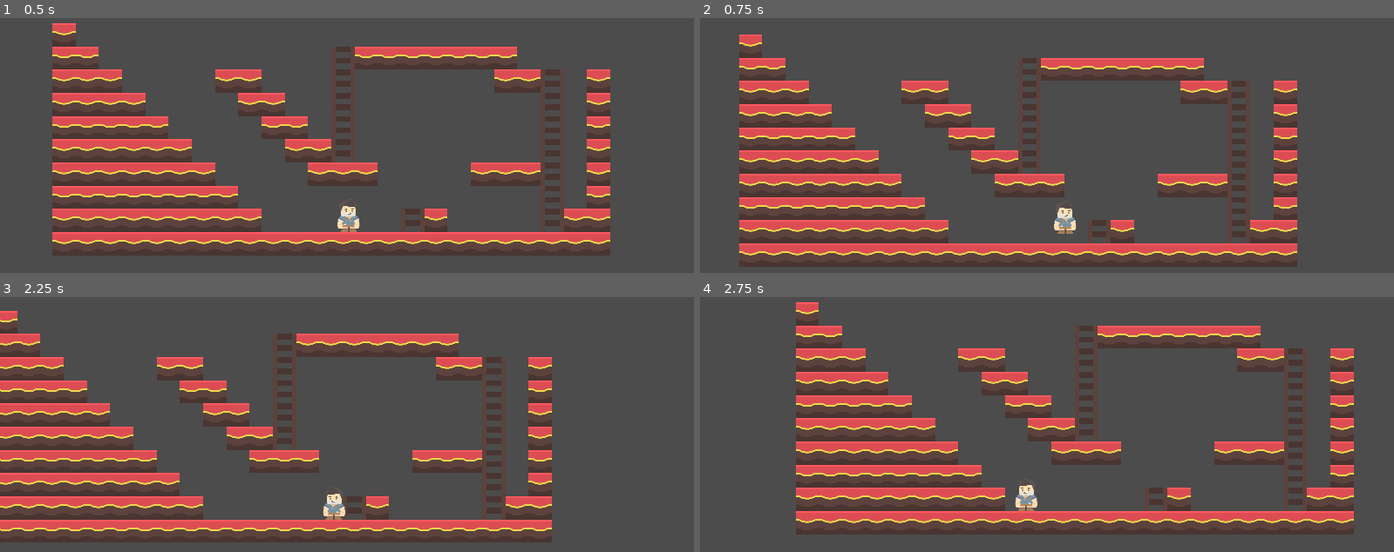
Above: before the commit, frames 1-4 (two rows, left to right).
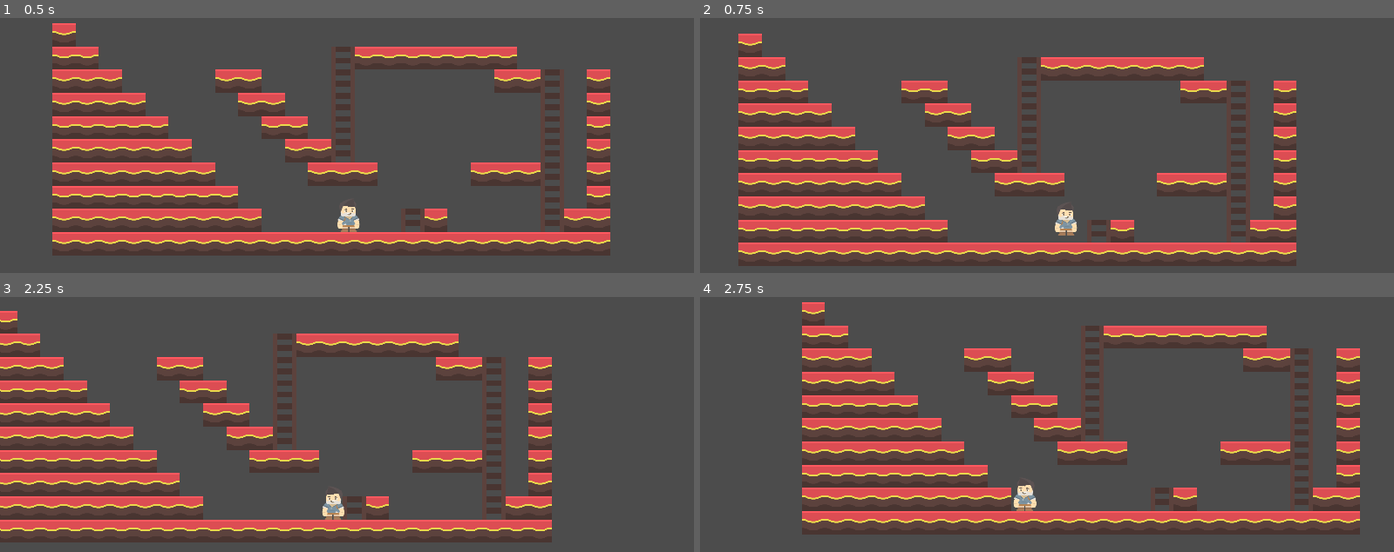
Above: after the commit, the same moments.

Repository: slavikse/life_is_not_the_end
Game: Godot game, scene res://scenes/main.tscn
The game is run twice, just before and just after one commit, with the same random seed, the same clock (stepped at 60 frames per second) and the same inputs.
Inputs:
- Up to frame 1 (0.5 s): no input
- Up to frame 2 (0.75 s): hold D (ui_right) from 0.53 s (still down); hold Space (ui_select) from 0.53 s (still down)
- Up to frame 3 (2.25 s): release Space (ui_select) at 1.28 s; tap Space (ui_select) at 1.35, 1.52, 1.82 s; release D (ui_right) at 2.03 s; hold A (ui_left) from 2.03 s (still down); hold Space (ui_select) from 2.03 s (still down)
- Up to frame 4 (2.75 s): keep holding A (ui_left); keep holding Space (ui_select)

Frame 1 is identical in both runs. In frame 2, 4.9% of the frame differs, in the area x 5-87%, y 6-98%; in frame 3, less than 0.1%; in frame 4, 6.3%, in the area x 13-96%, y 2-94%.

Commit message:
Деструктуризация управления.
Вынесены функциональные методы управления персонажем в отдельные файлы.

Diff:
--- a/scenes/components/Player.tscn
+++ b/scenes/components/Player.tscn
@@ -1,6 +1,6 @@
 [gd_scene load_steps=4 format=2]
 
-[ext_resource path="res://scripts/player.gd" type="Script" id=1]
+[ext_resource path="res://scripts/components/player/player.gd" type="Script" id=1]
 [ext_resource path="res://textures/player/adventurer_idle.png" type="Texture" id=2]
 
 [sub_resource type="RectangleShape2D" id=1]
--- a/scenes/gui.tscn
+++ b/scenes/gui.tscn
@@ -1,6 +1,8 @@
 [gd_scene load_steps=2 format=2]
 
-[ext_resource path="res://scripts/gui.gd" type="Script" id=1]
+[ext_resource path="res://scripts/components/gui/gui.gd" type="Script" id=1]
+
+
 
 [node name="GUI" type="Node2D"]
 script = ExtResource( 1 )
--- /dev/null
+++ b/scripts/components/player/jump.gd
@@ -0,0 +1,41 @@
+const JUMP_POWER := 110
+const GRAVITY := 80 * 0.8
+const ROOF := 800
+
+var is_jump_pressed := false
+
+
+func jumping(y: float) -> float:
+    y = 0
+
+    if Input.is_action_just_pressed('ui_select'):
+        is_jump_pressed = true
+        y = -JUMP_POWER
+
+    return y
+
+
+func ceiling(y: float) -> float:
+    Input.action_release('ui_select')
+
+    is_jump_pressed = false
+    y = GRAVITY
+
+    return y
+
+
+func continuous_jumping(y: float) -> float:
+    if is_jump_pressed and Input.is_action_pressed('ui_select') and y > -ROOF:
+        y -= JUMP_POWER
+
+        if y < -ROOF:
+            y = -ROOF
+
+    else:
+        is_jump_pressed = false
+        y += GRAVITY
+
+    if Input.is_action_just_released('ui_select'):
+        is_jump_pressed = false
+
+    return y
--- /dev/null
+++ b/scripts/components/player/move.gd
@@ -0,0 +1,89 @@
+const SPEED := 80
+const INITIAL_SPEED := SPEED / 2
+const MAX_SPEED := SPEED * 8
+const SPEED_DECREASE := SPEED * 1.5
+
+var is_left_pressed := false
+var is_right_pressed := false
+
+
+func moving(x: float) -> float:
+    move_controls()
+
+    if is_left_pressed and is_right_pressed:
+        x = fast_deceleration(x)
+
+    else:
+        x = move_left(x)
+        x = move_right(x)
+
+    return x
+
+
+func move_controls() -> void:
+    if Input.is_action_just_pressed('ui_left'):
+        is_left_pressed = true
+
+    if Input.is_action_just_released('ui_left'):
+        is_left_pressed = false
+
+    if Input.is_action_just_pressed('ui_right'):
+        is_right_pressed = true
+
+    if Input.is_action_just_released('ui_right'):
+        is_right_pressed = false
+
+
+func fast_deceleration(x: float) -> float:
+    x -= SPEED_DECREASE
+
+    if x < 0:
+        x = 0
+
+    return x
+
+
+func move_left(x: float) -> float:
+    if is_left_pressed:
+        if x == 0:
+            x = -INITIAL_SPEED
+
+        elif x > 0:
+            x = 0
+
+        else:
+            x -= SPEED
+
+            if x < -MAX_SPEED:
+                x = -MAX_SPEED
+
+    elif x < 0:
+        x += SPEED_DECREASE
+
+        if x > 0:
+            x = 0
+
+    return x
+
+
+func move_right(x: float) -> float:
+    if is_right_pressed:
+        if x == 0:
+            x = INITIAL_SPEED
+
+        elif x < 0:
+            x = 0
+
+        else:
+            x += SPEED
+
+            if x > MAX_SPEED:
+                x = MAX_SPEED
+
+    elif x > 0:
+        x -= SPEED_DECREASE
+
+        if x < 0:
+            x = 0
+
+    return x
--- /dev/null
+++ b/scripts/components/player/player.gd
@@ -0,0 +1,43 @@
+extends KinematicBody2D
+
+const FLOOR := Vector2.UP
+var velocity := Vector2.ZERO;
+
+var move := preload('./move.gd').new()
+var jump := preload('./jump.gd').new()
+
+onready var sprite := $Sprite as Sprite
+
+# TODO Уменьшение / увеличение персонажа для прохождения уровней в разных местах (интерполяция)
+
+#warning-ignore:unused_argument
+func _physics_process(delta: float) -> void:
+    moving()
+    jumping()
+
+    sprite_flip()
+
+    #warning-ignore:return_value_discarded
+    move_and_slide(velocity, FLOOR)
+
+
+func moving() -> void:
+    velocity.x = move.moving(velocity.x)
+
+    if is_on_wall():
+        velocity.x = 0
+
+
+func jumping() -> void:
+    if is_on_floor():
+        velocity.y = jump.jumping(velocity.y)
+
+    if is_on_ceiling():
+        velocity.y = jump.ceiling(velocity.y)
+
+    velocity.y = jump.continuous_jumping(velocity.y)
+
+
+func sprite_flip() -> void:
+    if velocity.x != 0:
+        sprite.flip_h = velocity.x < 0
--- a/scripts/player.gd
+++ /dev/null
@@ -1,139 +0,0 @@
-extends KinematicBody2D
-
-const MOVE_SPEED := 80
-const FIRST_MOVE_SPEED := MOVE_SPEED / 2
-const MOVE_SPEED_DECREASE := MOVE_SPEED * 1.5
-const MAX_MOVE_SPEED := 600
-
-const JUMP_POWER := 110
-const GRAVITY := 80
-const GRAVITY_FREE_FALL := GRAVITY * 0.8
-
-const ROOF := 800
-const FLOOR := Vector2.UP
-
-var velocity := Vector2.ZERO;
-var is_move_left_pressed := false
-var is_move_right_pressed := false
-var is_jump_pressed := false
-
-onready var sprite := $Sprite as Sprite
-
-
-#warning-ignore:unused_argument
-func _physics_process(delta: float) -> void:
-    moving()
-    jumping()
-    sprite_flip()
-
-    #warning-ignore:return_value_discarded
-    move_and_slide(velocity, FLOOR)
-
-
-func moving() -> void:
-    move_controls()
-
-    if is_move_left_pressed and is_move_right_pressed:
-        velocity.x -= MOVE_SPEED_DECREASE
-
-        if velocity.x < 0:
-            velocity.x = 0
-
-    else:
-        move_left()
-        move_right()
-
-    if is_on_wall():
-        velocity.x = 0
-
-
-func move_controls():
-    if Input.is_action_just_pressed('ui_left'):
-        is_move_left_pressed = true
-
-    if Input.is_action_just_released('ui_left'):
-        is_move_left_pressed = false
-
-    if Input.is_action_just_pressed('ui_right'):
-        is_move_right_pressed = true
-
-    if Input.is_action_just_released('ui_right'):
-        is_move_right_pressed = false
-
-
-func move_left():
-    if is_move_left_pressed:
-        if velocity.x == 0:
-            velocity.x = -FIRST_MOVE_SPEED
-
-        elif velocity.x > 0:
-            velocity.x = 0
-
-        else:
-            velocity.x -= MOVE_SPEED
-
-            if velocity.x < -MAX_MOVE_SPEED:
-                velocity.x = -MAX_MOVE_SPEED
-
-    elif velocity.x < 0:
-        velocity.x += MOVE_SPEED_DECREASE
-
-        if velocity.x > 0:
-            velocity.x = 0
-
-
-func move_right():
-    if is_move_right_pressed:
-        if velocity.x == 0:
-            velocity.x = FIRST_MOVE_SPEED
-
-        elif velocity.x < 0:
-            velocity.x = 0
-
-        else:
-            velocity.x += MOVE_SPEED
-
-            if velocity.x > MAX_MOVE_SPEED:
-                velocity.x = MAX_MOVE_SPEED
-
-    elif velocity.x > 0:
-        velocity.x -= MOVE_SPEED_DECREASE
-
-        if velocity.x < 0:
-            velocity.x = 0
-
-
-func jumping() -> void:
-    if is_on_floor():
-        velocity.y = 0
-
-        if Input.is_action_just_pressed('ui_select'):
-            is_jump_pressed = true
-            velocity.y = -JUMP_POWER
-
-    continuous_jump()
-
-    if Input.is_action_just_released('ui_select'):
-        is_jump_pressed = false
-
-
-func continuous_jump() -> void:
-    if is_on_ceiling():
-        Input.action_release('ui_select')
-        is_jump_pressed = false
-        velocity.y = GRAVITY_FREE_FALL
-
-    elif is_jump_pressed and Input.is_action_pressed('ui_select') and velocity.y > -ROOF:
-        velocity.y -= JUMP_POWER
-
-        if velocity.y < -ROOF:
-            velocity.y = -ROOF
-
-    else:
-        is_jump_pressed = false
-        velocity.y += GRAVITY_FREE_FALL
-
-
-func sprite_flip() -> void:
-    if velocity.x != 0:
-        sprite.flip_h = velocity.x < 0
Renamed: scripts/gui.gd -> scripts/components/gui/gui.gd
